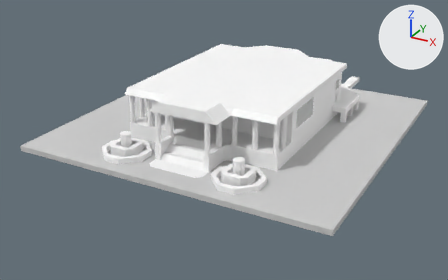
Renders of the OBJ model AZHouse/2/model-triangulated.obj from each side of a commit.
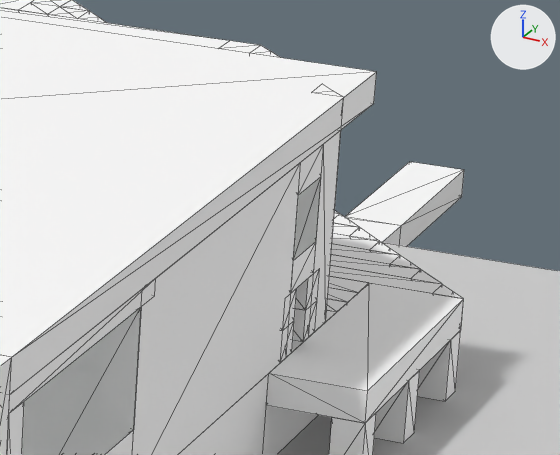
The first picture shows the older version from a camera (50 mm lens) standing at (1.073, -2.143, 0.88) and looking at (-0.078, -0.051, -0.166). The close-ups show both versions on the part from 66% to 83% of the width and 19% to 42% of the height of that picture; other places that the commit changed are outside them. The axes (+X, +Y, +Z) are drawn at upper right. The lights are the same throughout. The close-ups show mesh edges as thin lines. Where no turn or scale is listed for an object, it has been applied to the vertices.

The first close-up shows 'group1138254737', 'group1146125046', 'group1162040733', 'group1484153910', 'group152423418', 'group1931418141', 'group2040520081', 'group2041255099', 'group2053346263', 'group361846940', 'group389366084', 'group619144758', 'group780841519', 'group830338962', 'group850537471', 'group915348219', 'group941182763'.
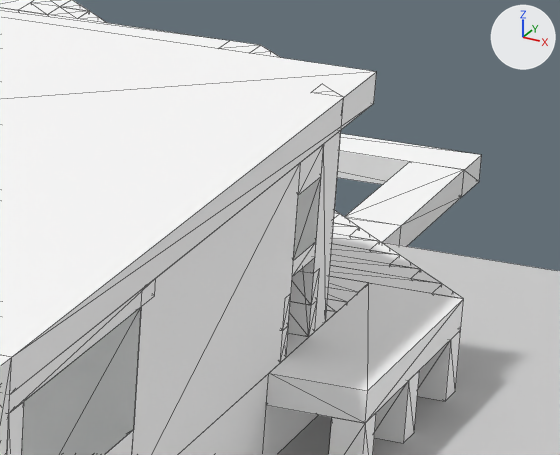
The newer file is also turned or shifted as a whole; pictures and numbers use the older file's frame.

Where the change shows, as pixel boxes [x1, y1, x2, y2] in the close-ups (560 x 455 px):
'group733636694', added: after [337, 134, 482, 196]
'group1484153910', mesh rescaled (31% shorter): before [291, 242, 316, 293]; after [292, 242, 316, 277]
'group2053346263', mesh rescaled (not visible afterwards): before [295, 268, 320, 310]
'group915348219', mesh rescaled (not visible afterwards): before [293, 306, 311, 342]
'group389366084', mesh rescaled (not visible afterwards): before [289, 288, 297, 325]
'group850537471', mesh rescaled (not visible afterwards): before [286, 321, 294, 357]

Diff of the bpy script that builds the scene:
```diff
--- a/AZHouse/2/model-triangulated.obj.py
+++ b/AZHouse/2/model-triangulated.obj.py
@@ me_group1484153910 @@
 me_group1484153910.from_pydata(...)  # 8 vertices, 12 faces; spans x 0.2881..0.3081, y 0.1933..0.2333, z 0.0234..0.0434
 # used by ob_group1484153910; location = (0.0, 0.0, 0.0)
+# me_group1484153910 part 1: the whole mesh is scaled about its middle by (1, 1, 0.5), then moved by (0.0, 0.0, 0.005)
 me_group1484153910.materials.append(mat_mat21)
@@ me_group2053346263 @@
 me_group2053346263.from_pydata(...)  # 8 vertices, 12 faces; spans x 0.2881..0.3081, y 0.2233..0.2433, z 0.0033..0.0233
 # used by ob_group2053346263; location = (0.0, 0.0, 0.0)
+# me_group2053346263 part 2: the whole mesh is scaled about its middle by (1, 0.5, 1), then moved by (0.0, 0.0049, 0.0)
 me_group2053346263.materials.append(mat_mat21)
@@ me_group389366084 @@
 me_group389366084.from_pydata(...)  # 8 vertices, 12 faces; spans x 0.2881..0.3081, y 0.1834..0.2034, z 0.0034..0.0234
 # used by ob_group389366084; location = (0.0, 0.0, 0.0)
+# me_group389366084 part 3: the whole mesh is scaled about its middle by (1, 0.5, 1), then moved by (-0.0001, -0.0051, 0.0)
 me_group389366084.materials.append(mat_mat21)
@@ me_group850537471 @@
 me_group850537471.from_pydata(...)  # 8 vertices, 12 faces; spans x 0.2881..0.3081, y 0.1833..0.2033, z -0.0166..0.0034
 # used by ob_group850537471; location = (0.0, 0.0, 0.0)
+# me_group850537471 part 4: the whole mesh is scaled about its middle by (1, 0.5, 1), then moved by (0.0, -0.005, 0.0)
 me_group850537471.materials.append(mat_mat21)
@@ me_group915348219 @@
 me_group915348219.from_pydata(...)  # 8 vertices, 12 faces; spans x 0.2881..0.3081, y 0.2233..0.2433, z -0.0167..0.0033
 # used by ob_group915348219; location = (0.0, 0.0, 0.0)
+# me_group915348219 part 5: the whole mesh is scaled about its middle by (1, 0.5, 1), then moved by (0.0, 0.005, 0.0)
 me_group915348219.materials.append(mat_mat21)
@@ me_group733636694 @@
+me_group733636694.from_pydata(...)  # a box spanning x -0.191..0.239, y 0.77..0.81, z -0.096..-0.076
+me_group733636694.materials.append(mat_mat21)  # white #ffffff
@@ ob_group733636694 @@
+ob_group733636694 = bpy.data.objects.new('group733636694', me_group733636694)
+ob_group733636694.location = (-0.0004, 0.0035, -0.0005)
```
